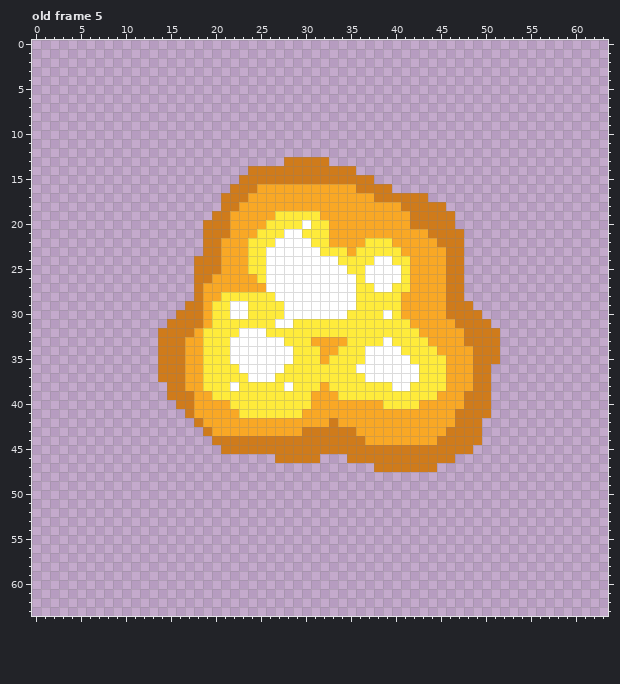
Edited in one commit: pixel-art file (Assets/Graphics/explosion.ase). That is the earlier state.
64x64 pixels, 12 frames. Shown: old frame 5. The commit also changed other frames, which this record leaves out.
After:
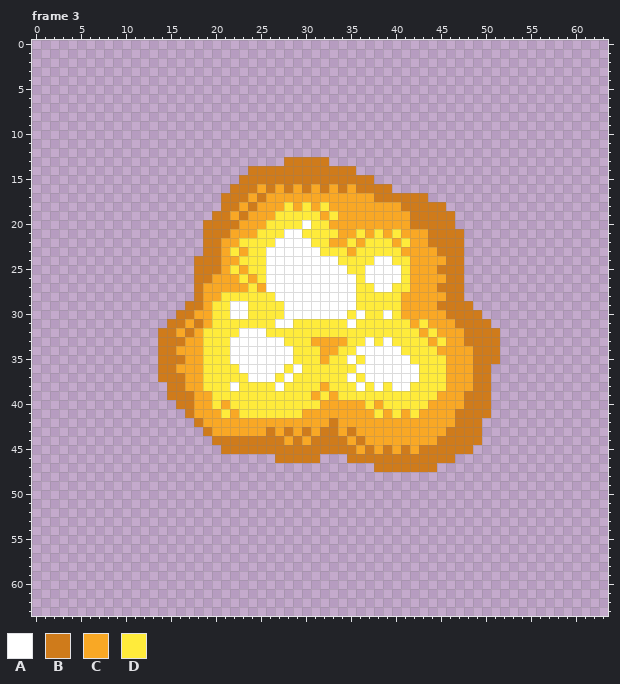
Palette (. is transparent): A #ffffff  B #cf7b1b  C #f9a825  D #ffeb3b
A new or re-ordered frame is compared with the old frame closest to it.
Edits made:
frames re-ordered
Frame 3 against old frame 5, layer "Layer 1":
y 16: x 26 C -> B; x 28 C -> B; x 30 C -> B; x 32 C -> B; x 34 C -> B
y 17: x 25 C -> B
y 18: x 24 C -> B; x 28 C -> D; x 30 C -> D; x 32 C -> D
y 19: x 23 C -> B; x 33 C -> D
y 20: x 22 C -> B
y 21: x 33 C -> D; x 36 C -> D; x 38 C -> D; x 40 C -> D
y 22: x 23 C -> D; x 35 C -> D; x 41 C -> D; x 44 C -> B
y 23: x 22 C -> D; x 45 C -> B
y 24: x 23 C -> D
y 25: x 22 C -> D; x 45 C -> B
y 26: x 23 C -> D
y 27: x 24 C -> D; x 45 C -> B
y 29: x 45 C -> B
y 30: x 18 B -> C; x 36 D -> A
y 31: x 17 B -> C; x 35 D -> A; x 43 C -> D
y 32: x 16 B -> C; x 44 C -> D
y 33: x 37 D -> A; x 45 C -> D
y 34: x 16 B -> C; x 36 D -> A
y 35: x 35 D -> A
y 36: x 16 B -> C; x 29 D -> A
y 37: x 28 D -> A; x 35 D -> A
y 38: x 27..28 DA -> AD; x 36 D -> A; x 38 D -> A
y 39: x 32 C -> D
y 40: x 20 C -> D; x 31 C -> D; x 37 C -> D; x 43 C -> D
y 41: x 21 C -> D; x 38 C -> D; x 40 C -> D; x 42 C -> D
y 43: x 26 C -> B; x 28 C -> B; x 31 B -> C; x 34 B -> C
y 44: x 28 B -> C; x 30 B -> C; x 35 B -> C
y 45: x 36 B -> C; x 38 B -> C; x 40 B -> C; x 42 B -> C
Pixel boxes of the changes (left, top, right, bottom) in both pictures:
changed: (176, 184, 446, 454)
